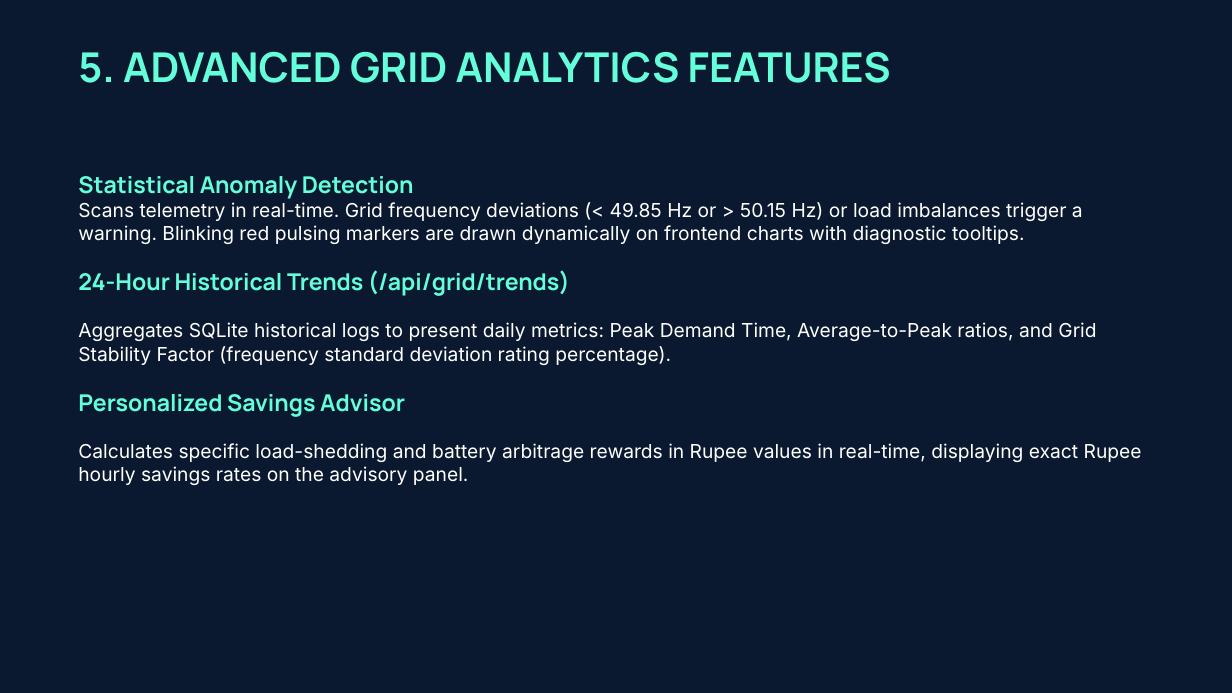
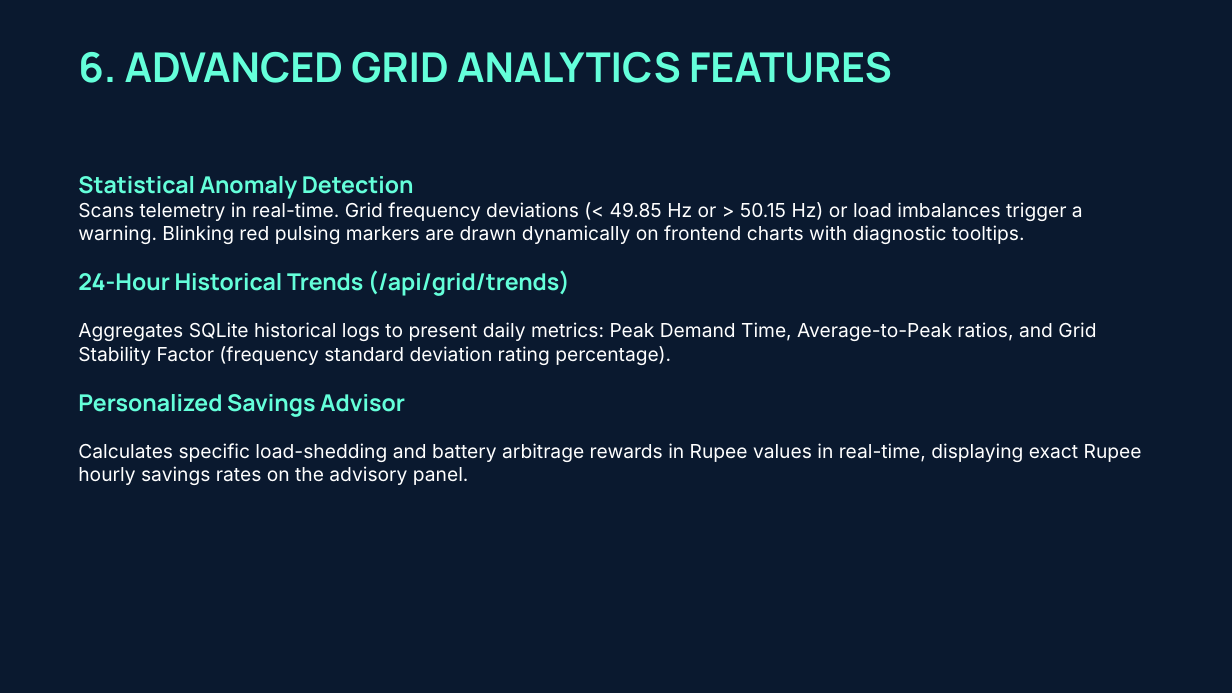
Before and after one commit to shikhasrivastava0574-afk/Smart-Grid-Sync, a slide deck: slide 7 of smart_grid_sync_final_presentation.pptx (slide 6 before the commit). Drawn at 1232x693 pixels with LibreOffice and Linux fonts; fonts in the diff are those of the drawing. Boxes give left, top, right and bottom in pixels: in the first picture for what was removed or moved away, otherwise in the second. Text is boxed around its words. In the diff, an @@ line names an element or a change of style, - is before the commit and + after.

```diff
--- a/smart_grid_sync_final_presentation.pptx
+++ b/smart_grid_sync_final_presentation.pptx
@@ text at [78, 52, 892, 83]: text changed @@
-5. ADVANCED GRID ANALYTICS FEATURES
+6. ADVANCED GRID ANALYTICS FEATURES
```
Also in this commit, not shown: 6 other slides changed, 1 slide added, 5 other files.
